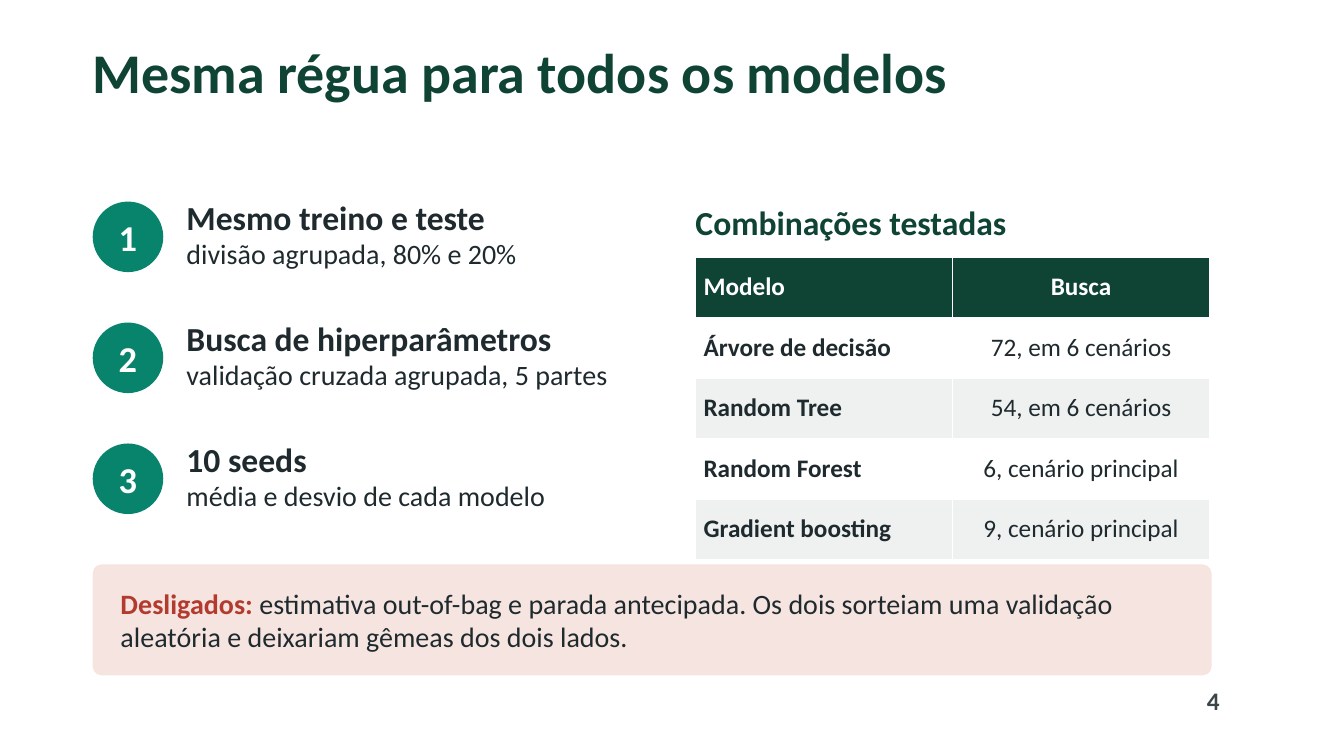
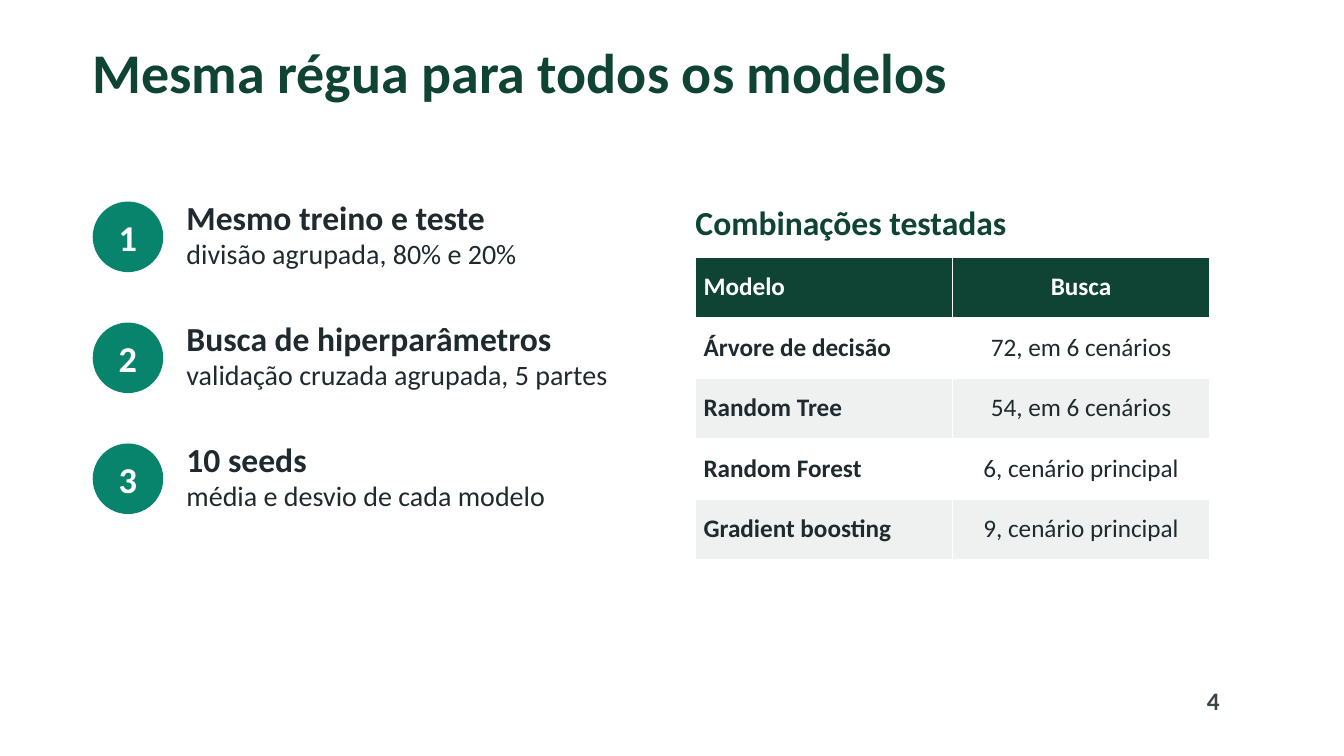
Before and after one commit to pumba-dev/machine-learning-practice, a slide deck: slide 4 of slides/apresentacao_random_tree.pptx. Drawn at 1344x756 pixels with LibreOffice and Linux fonts; fonts in the diff are those of the drawing; background and template pictures are left out. Boxes give left, top, right and bottom in pixels: in the first picture for what was removed or moved away, otherwise in the second. Text is boxed around its words. In the diff, an @@ line names an element or a change of style, - is before the commit and + after.

```diff
--- a/slides/apresentacao_random_tree.pptx
+++ b/slides/apresentacao_random_tree.pptx
@@ rounded rectangle removed at [93,565,1212,676] @@
-Desligados: estimativa out-of-bag e parada antecipada. Os dois sorteiam uma validação aleatória e deixariam gêmeas dos dois lados.
```
Also in this commit, not shown: 1 other slide changed, 4 other files.
